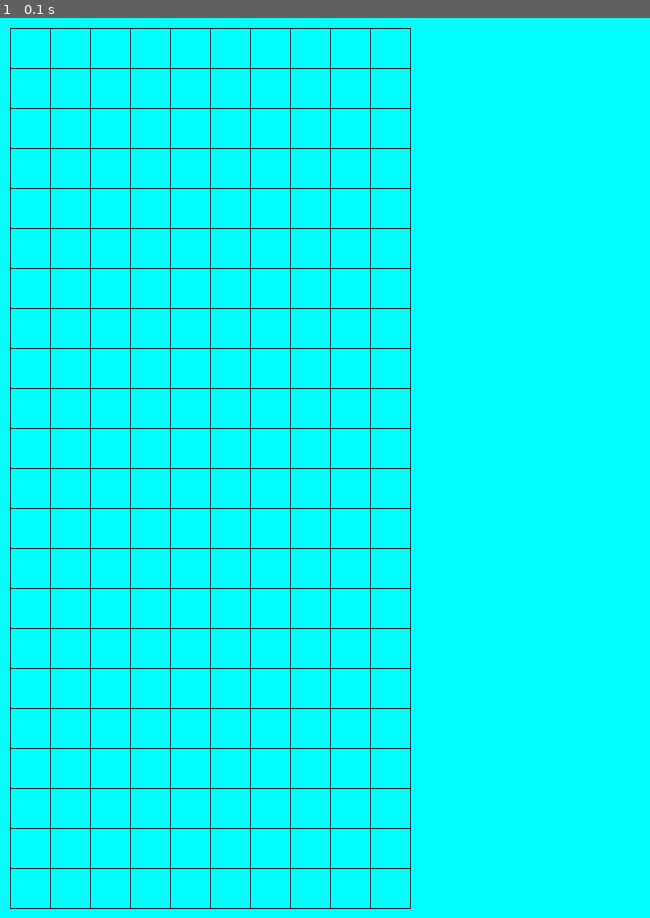
Above: before the commit, frame 1.
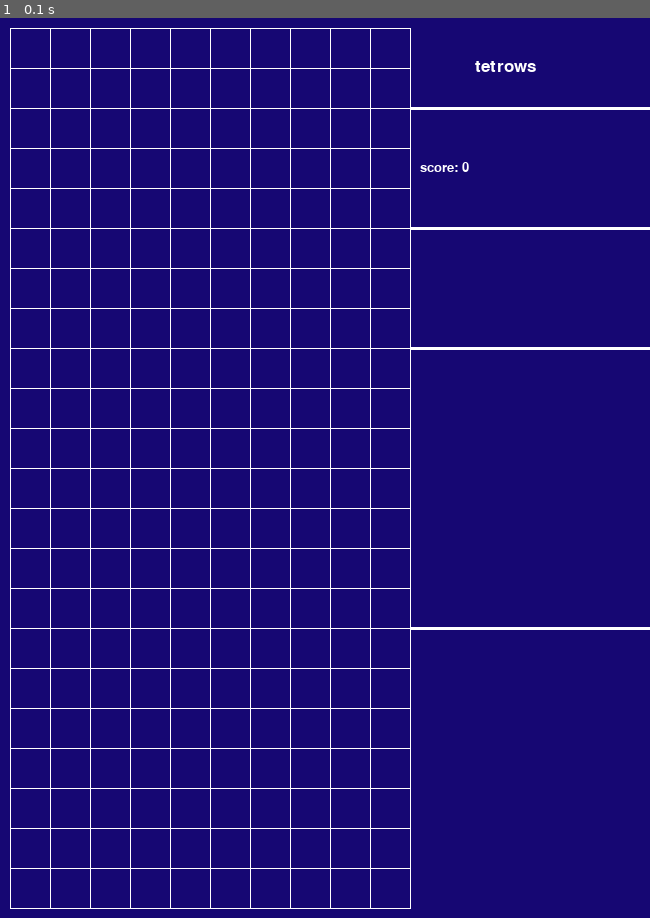
Above: after the commit, the same moment.

Repository: single3316/Tetris_on_pygame
Game: pygame game, started from main.py
The game is run twice, just before and just after one commit, with the same random seed, the same clock (stepped at 60 frames per second) and the same inputs.
Inputs:
- Up to frame 1 (0.1 s): no input

The runs differ from the first frame. In frame 1, 100% of the frame differs, in the area x 0-100%, y 0-100%.

Commit message:
wrote the text and changed the interface

Diff:
--- a/main.py
+++ b/main.py
@@ -17,13 +17,25 @@
 
 
 def coord_system():
-    color_line = (0, 0, 0)
+    color_line = (255, 255, 255)
     top_line = pg.draw.aaline(display, color_line,
                               [10, 10],
                               [410, 10])
     bot_line = pg.draw.aaline(display, color_line,
                               [10, 890],
                               [410, 890])
+    line_under_name = pg.draw.line(display, color_line,
+                                   [410, 90],
+                                   [650, 90], 3)
+    line_under_score = pg.draw.line(display, color_line,
+                                    [410, 210],
+                                    [650, 210], 3)
+    line_dont_know_1 = pg.draw.line(display, color_line,
+                                    [410, 330],
+                                    [650, 330], 3)
+    line_dont_know_2 = pg.draw.line(display, color_line,
+                                    [410, 610],
+                                    [650, 610], 3)
 
     for i in range(10, 450, 40):
         line = pg.draw.line(display, color_line, [i, 10], [i, 890], 1)
@@ -34,16 +46,22 @@
 def run_game():
     game = True
     score = 0
-
+    font_type_1 = pg.font.Font('Baron Neue.otf', 25)
+    white = (255, 255, 255)
+    text_1 = font_type_1.render('tetrows', True, white)
+    font_type_2 = pg.font.Font('Baron Neue.otf', 20)
+    text_2 = font_type_2.render('score: 0', True, white)
     while game:
         for event in pg.event.get():
             if event.type == pg.QUIT:
                 quit_game()
+        display.blit(text_1, (475, 40))
+        display.blit(text_2, (420, 143))
+        pg.display.update()
 
         # Установка фона окна
-        display.fill((0, 255, 255))
+        display.fill((22, 7, 115))
         coord_system()
-        pg.display.update()
 
 
 run_game()
